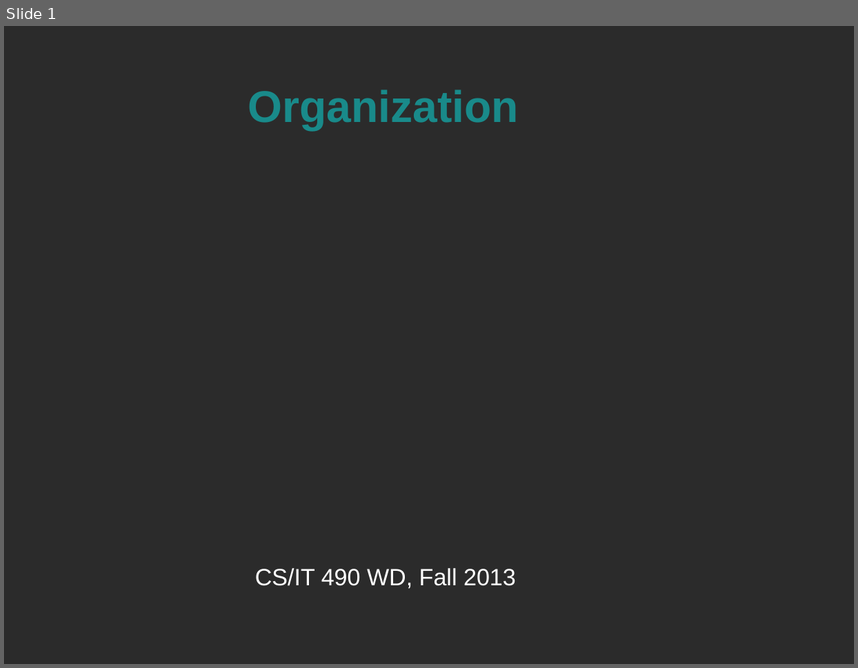
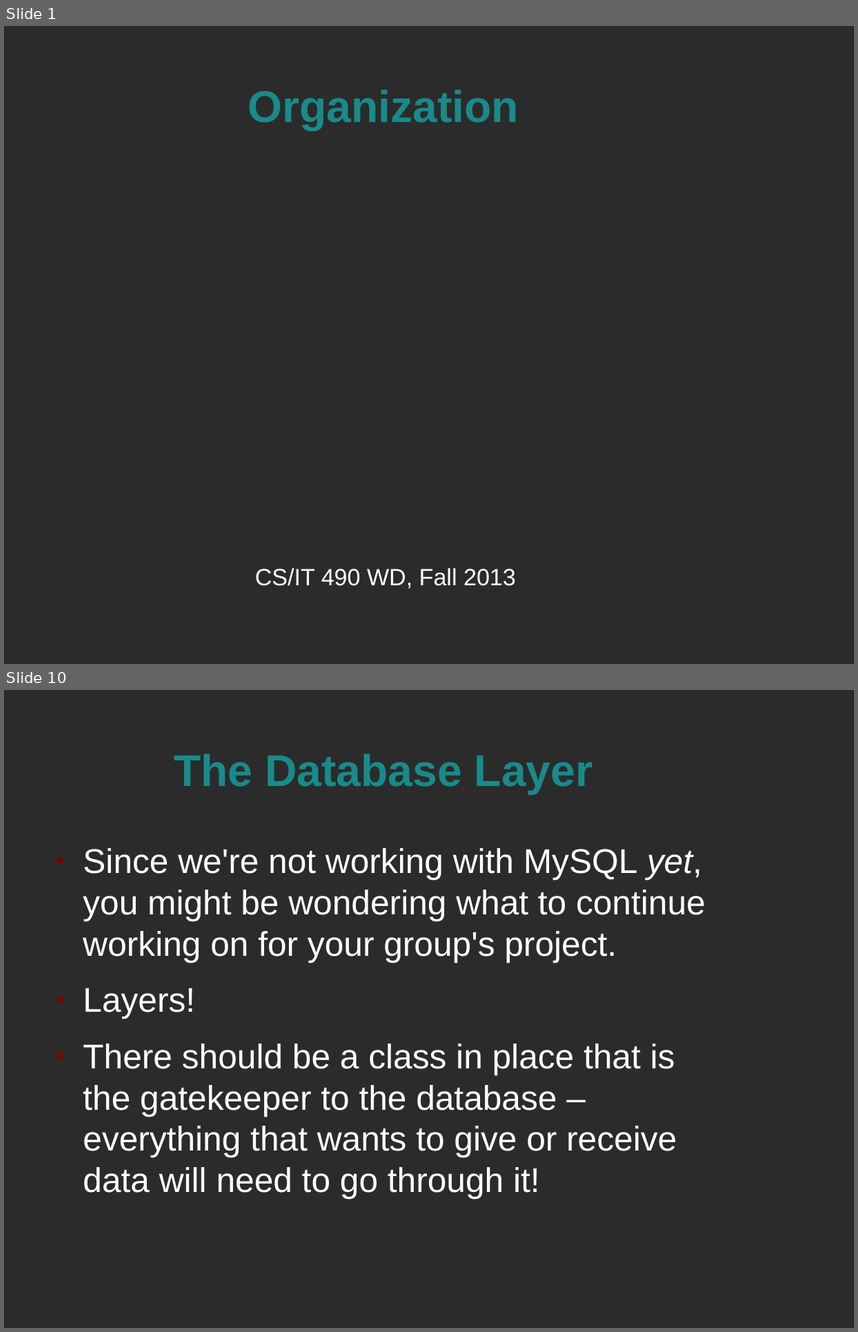
Before and after one commit to spellbindguy/Web-Development, a slide deck: Lectures/05 PHP/Organization.odp. Shown one above the other, each under a label of ours: slide 1 before the commit, slides 1 and 10 after it; the slides between them are not shown. The pictures are 858x668 and 858x1332 pixels, drawn with LibreOffice and Linux fonts; fonts in the diff are those of the drawing; background and template pictures are left out; a plain dark background stands for a picture behind light text. Boxes give left, top, right and bottom in pixels: in the first picture for what was removed or moved away, otherwise in the second. Text is boxed around its words. In the diff, an @@ line names an element or a change of style, - is before the commit and + after.

Commit message:
Layers and Frameworks, whee

```diff
--- a/Lectures/05 PHP/Organization.odp
+++ b/Lectures/05 PHP/Organization.odp
@@ slide 10 added at (4, 690, 854, 1328), background picture (left out) @@
@@ title added at (174, 753, 593, 794), 41.4 pt, text #198A8A, bold @@
+The Database Layer
@@ text added at (83, 848, 706, 1198), 32 pt, text #FFFFFF @@
+● Since we're not working with MySQL yet, you might be wondering what to continue working on for your group's project.
+● Layers!
+● There should be a class in place that is the gatekeeper to the database – everything that wants to give or receive data will need to go through it!
```
Also in this commit, not shown: 22 other slides added, 2 slides removed, 1 other file.
